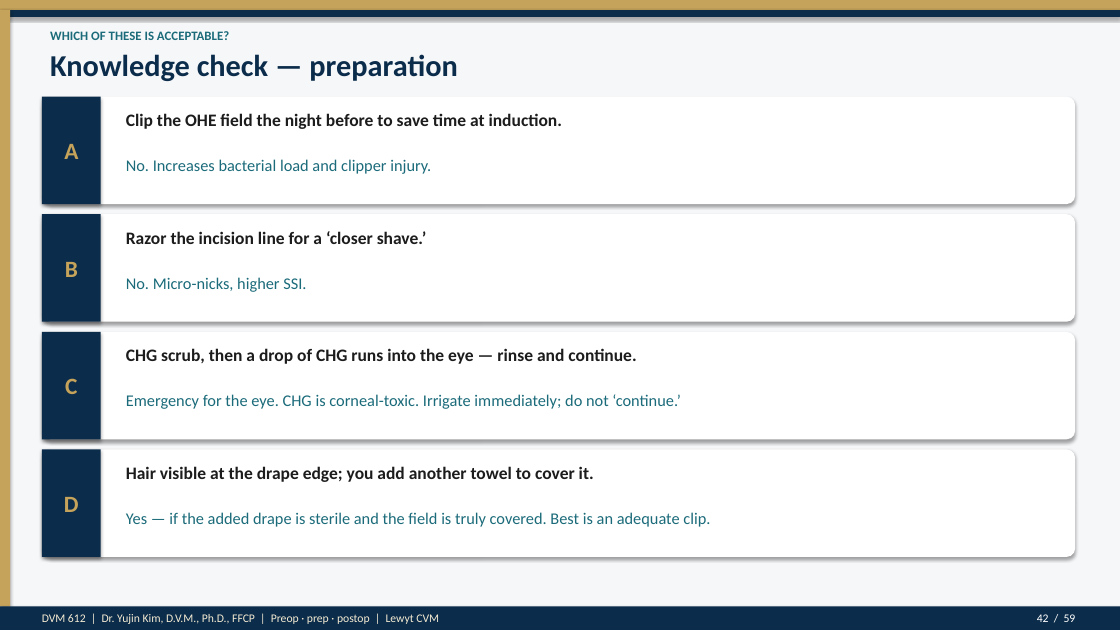
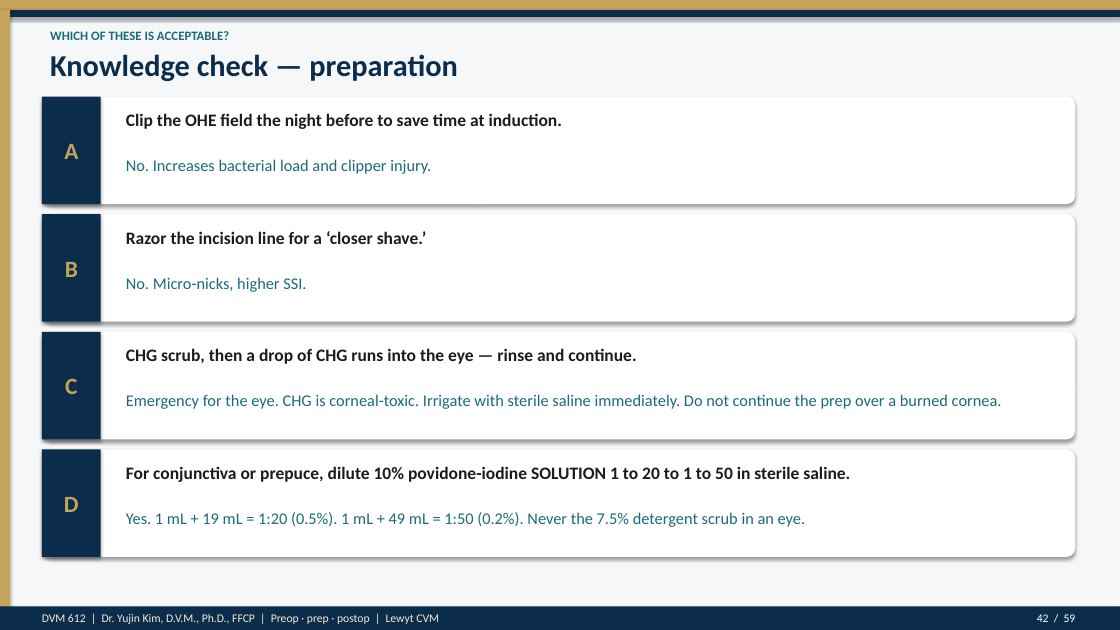
Before and after one commit to drkimvet/happycare, a slide deck: slide 42 of lectures/DVM-612_Week4_Preop_PatientPrep_Postop.pptx. Drawn at 1120x630 pixels with LibreOffice and Linux fonts; fonts in the diff are those of the drawing. Boxes give left, top, right and bottom in pixels: in the first picture for what was removed or moved away, otherwise in the second. Text is boxed around its words. In the diff, an @@ line names an element or a change of style, - is before the commit and + after.

```diff
--- a/lectures/DVM-612_Week4_Preop_PatientPrep_Postop.pptx
+++ b/lectures/DVM-612_Week4_Preop_PatientPrep_Postop.pptx
@@ text at [126,394,1002,409]: text changed @@
-Emergency for the eye. CHG is corneal-toxic. Irrigate immediately; do not ‘continue.’
+Emergency for the eye. CHG is corneal-toxic. Irrigate with sterile saline immediately. Do not continue the prep over a burned cornea.
@@ text at [126,466,850,482]: text changed @@
-Hair visible at the drape edge; you add another towel to cover it.
+For conjunctiva or prepuce, dilute 10% povidone-iodine SOLUTION 1 to 20 to 1 to 50 in sterile saline.
@@ text at [126,512,806,527]: text changed @@
-Yes — if the added drape is sterile and the field is truly covered. Best is an adequate clip.
+Yes. 1 mL + 19 mL = 1:20 (0.5%). 1 mL + 49 mL = 1:50 (0.2%). Never the 7.5% detergent scrub in an eye.
```
Also in this commit, not shown: 16 other slides changed, 4 other files.
